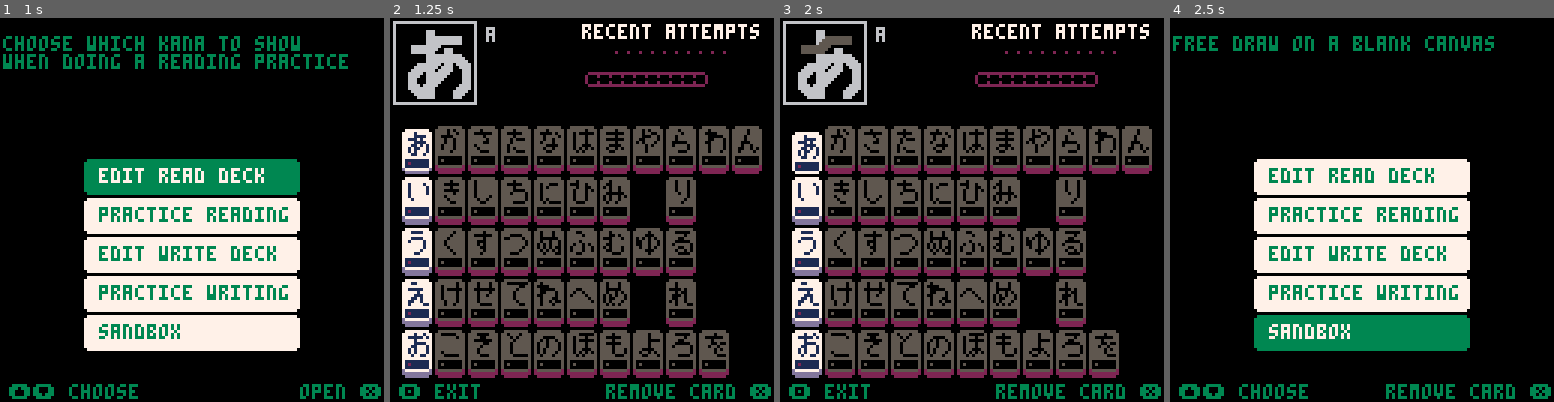
Above: before the commit, frames 1-4 (left to right).
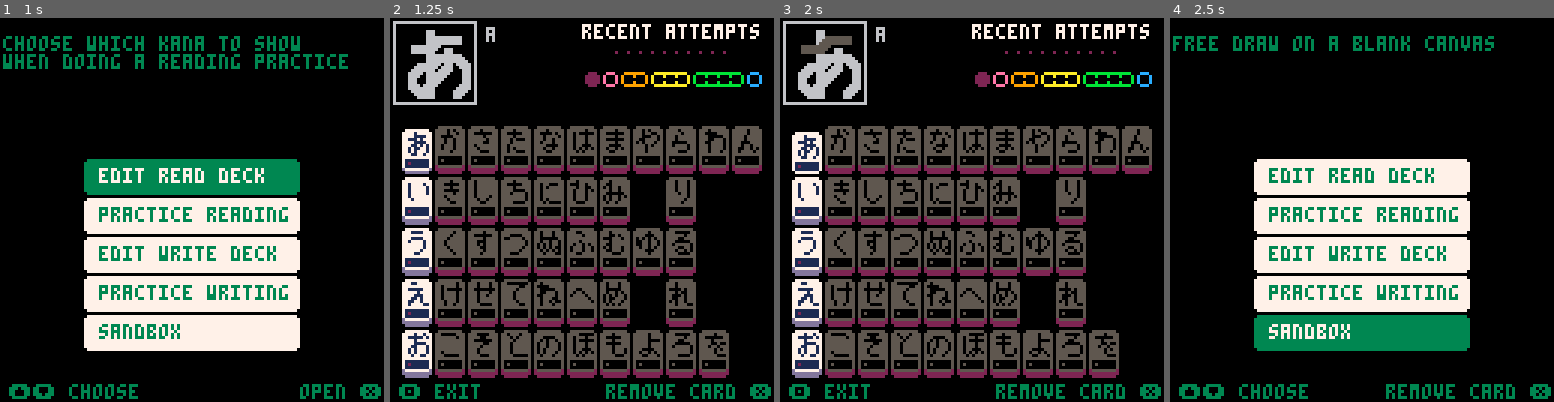
Above: after the commit, the same moments.

Repository: SestrenExsis/KanaPractice
Game: PICO-8 cartridge hiragana.p8
The game is run twice, just before and just after one commit, with the same random seed, the same clock (stepped at 60 frames per second) and the same inputs.
Inputs (mouse positions are in pixels of both pictures, inside the frame that each line leads up to):
- Up to frame 1 (1 s): tap X (X key) at 0.33 s; click (280, 121) at 0.67 s; tap O (Z key) at 0.7 s
- Up to frame 2 (1.25 s): tap X (X key) at 1.07 s; click (436, 267) at 1.22 s
- Up to frame 3 (2 s): hold Right from 1.6 s (still down); tap O (Z key) at 1.7 s; click (887, 114) at 1.77 s; tap X (X key) at 1.85 s
- Up to frame 4 (2.5 s): release Right at 2.1 s; tap O (Z key) at 2.1 s; hold Up 2.15-2.42 s; click (1342, 259) at 2.32 s; hold Right from 2.47 s (still down)

Frame 1 is identical in both runs. In frame 2, 1.0% of the frame differs, in the area x 51-97%, y 14-18%; in frame 3, 1.0%; in frame 4, nothing differs.

Commit message:
Break progress bar up into pieces

Diff:
--- a/hiragana.p8
+++ b/hiragana.p8
@@ -818,7 +818,21 @@
 			hs=k.writes
 			wt=sum(k.writes)
 		end
-		drawpill(65,18,wt,10,2)
+		-- draw progress pills
+		local fl={1,0,0,0,0,0}
+		if (#hs>0) fl[2]=1
+		if (wt>=1) fl[3]=min(2,wt)
+		if (wt>=3) fl[4]=min(3,wt-2)
+		if (wt>=6) fl[5]=min(4,wt-5)
+		if (wt>=10) fl[6]=1
+		local lft=65
+		drawpill(lft+0,18,fl[1],1,2)
+		drawpill(lft+6,18,fl[2],1,14)
+		drawpill(lft+12,18,fl[3],2,9)
+		drawpill(lft+22,18,fl[4],3,10)
+		drawpill(lft+36,18,fl[5],4,11)
+		drawpill(lft+54,18,fl[6],1,12)
+		-- draw history checkmarks
 		for i=1,10 do
 			local lft=70+4*i
 			if #hs>=i then
